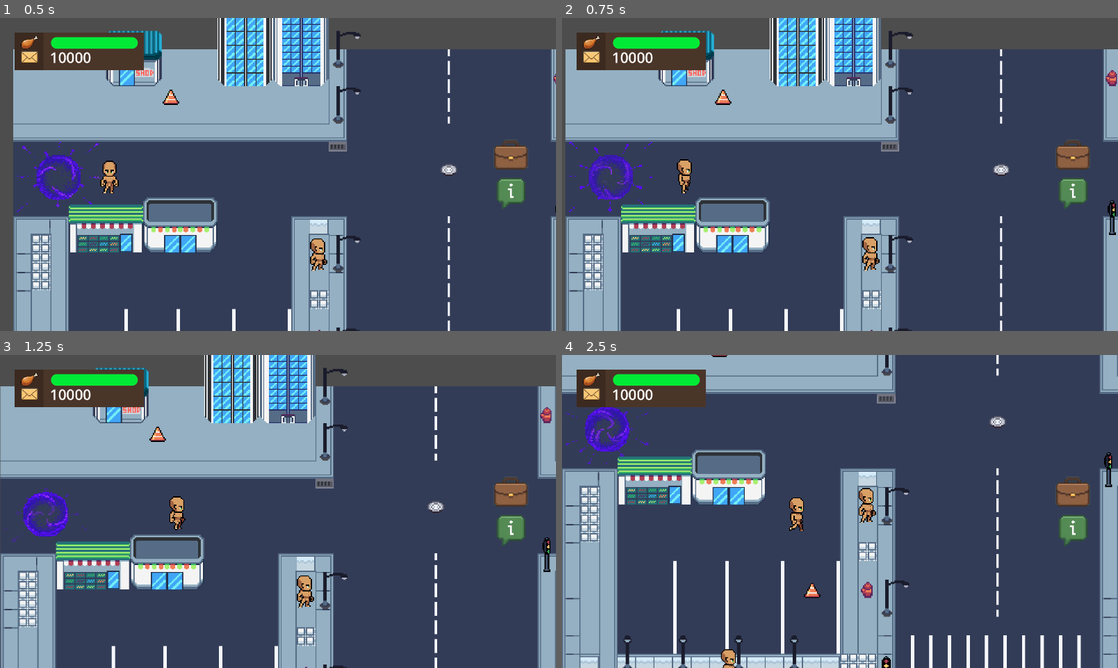
Above: before the commit, frames 1-4 (two rows, left to right).
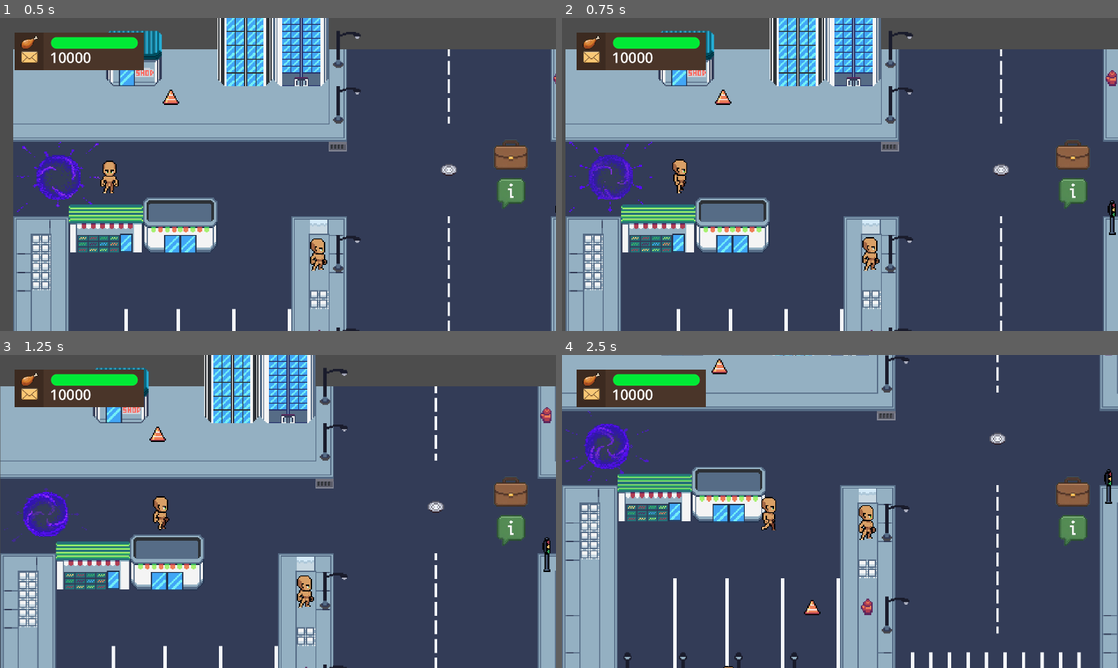
Above: after the commit, the same moments.

Repository: hoaxnt/envelhope-beta
Game: Godot game, scene res://Scenes/chapters/chapter_2.tscn
The game is run twice, just before and just after one commit, with the same random seed, the same clock (stepped at 60 frames per second) and the same inputs. This scene is started directly instead of the project's main scene.
Inputs:
- Up to frame 1 (0.5 s): no input
- Up to frame 2 (0.75 s): hold Right (ui_right) from 0.53 s (still down); hold E (interact) from 0.53 s (still down)
- Up to frame 3 (1.25 s): keep holding Right (ui_right); keep holding E (interact)
- Up to frame 4 (2.5 s): release Right (ui_right) at 1.28 s; release E (interact) at 1.28 s; hold Down (ui_down) 1.28-2.03 s; tap E (interact) at 1.35, 2.3 s; hold Right (ui_right) from 2.03 s (still down); hold Q (show_objective) from 2.03 s (still down)

Frame 1 is identical in both runs. In frame 2, 0.3% of the frame differs, in the area x 19-24%, y 45-56%; in frame 3, 0.5%; in frame 4, 17%, in the area x 0-100%, y 0-100%.
Error in both runs: Attempt to call function 'get_child' in base 'null instance' on a null instance. (res://Scripts/characters/npc_plaza/blind_vendor/blind_vendor.gd:13)

Commit message:
fix: dialogue box bug

Diff:
--- a/Scenes/characters/player.tscn
+++ b/Scenes/characters/player.tscn
@@ -265,7 +265,6 @@
 y_sort_enabled = true
 texture_filter = 1
 script = ExtResource("1_yewv4")
-sprint_speed = 250
 
 [node name="CollisionShape2D" type="CollisionShape2D" parent="."]
 position = Vector2(0, 8)
--- a/Scenes/hud/dialog_box.tscn
+++ b/Scenes/hud/dialog_box.tscn
@@ -15,7 +15,40 @@
 corner_radius_bottom_right = 50
 corner_radius_bottom_left = 50
 
+[sub_resource type="StyleBoxFlat" id="StyleBoxFlat_mycsa"]
+bg_color = Color(0.23529412, 0.16470589, 0.1254902, 1)
+
+[sub_resource type="StyleBoxFlat" id="StyleBoxFlat_aldu6"]
+bg_color = Color(0.23529412, 0.16470589, 0.1254902, 1)
+
+[sub_resource type="StyleBoxFlat" id="StyleBoxFlat_x0gyn"]
+bg_color = Color(0.2901961, 0.20784314, 0.16078432, 1)
+
+[sub_resource type="StyleBoxFlat" id="StyleBoxFlat_qf0rs"]
+bg_color = Color(0.23529412, 0.16470589, 0.1254902, 0)
+
+[sub_resource type="StyleBoxFlat" id="StyleBoxFlat_yvo5q"]
+bg_color = Color(0.23529412, 0.16470589, 0.1254902, 1)
+
+[sub_resource type="StyleBoxFlat" id="StyleBoxFlat_pepjd"]
+bg_color = Color(0.23529412, 0.16470589, 0.1254902, 1)
+
+[sub_resource type="StyleBoxFlat" id="StyleBoxFlat_wlk1a"]
+bg_color = Color(0.2901961, 0.20784314, 0.16078432, 1)
+
+[sub_resource type="StyleBoxFlat" id="StyleBoxFlat_230cq"]
+bg_color = Color(0.6, 0.6, 0.6, 0)
+
 [sub_resource type="StyleBoxFlat" id="StyleBoxFlat_21e2g"]
+bg_color = Color(0.6, 0.6, 0.6, 0)
+
+[sub_resource type="StyleBoxFlat" id="StyleBoxFlat_0652i"]
+bg_color = Color(0.6, 0.6, 0.6, 0)
+
+[sub_resource type="StyleBoxFlat" id="StyleBoxFlat_nirvc"]
+bg_color = Color(0.6, 0.6, 0.6, 0)
+
+[sub_resource type="StyleBoxFlat" id="StyleBoxFlat_8cbnh"]
 bg_color = Color(0.6, 0.6, 0.6, 0)
 
 [node name="DialogueBox" type="Panel"]
@@ -28,6 +61,44 @@
 grow_vertical = 0
 theme_override_styles/panel = SubResource("StyleBoxFlat_mgtrf")
 script = ExtResource("1_21e2g")
+metadata/_edit_lock_ = true
+
+[node name="VBoxContainer" type="VBoxContainer" parent="."]
+custom_minimum_size = Vector2(300, 150)
+layout_mode = 1
+anchors_preset = 6
+anchor_left = 1.0
+anchor_top = 0.5
+anchor_right = 1.0
+anchor_bottom = 0.5
+offset_left = -320.0
+offset_top = -275.0
+offset_right = -20.0
+offset_bottom = -125.0
+grow_horizontal = 0
+grow_vertical = 2
+theme_override_constants/separation = 10
+alignment = 1
+
+[node name="YesButton" type="Button" parent="VBoxContainer"]
+layout_mode = 2
+theme_override_fonts/font = ExtResource("2_nirvc")
+theme_override_font_sizes/font_size = 50
+theme_override_styles/normal = SubResource("StyleBoxFlat_mycsa")
+theme_override_styles/pressed = SubResource("StyleBoxFlat_aldu6")
+theme_override_styles/hover = SubResource("StyleBoxFlat_x0gyn")
+theme_override_styles/focus = SubResource("StyleBoxFlat_qf0rs")
+text = "Yes"
+
+[node name="NoButton" type="Button" parent="VBoxContainer"]
+layout_mode = 2
+theme_override_fonts/font = ExtResource("2_nirvc")
+theme_override_font_sizes/font_size = 50
+theme_override_styles/normal = SubResource("StyleBoxFlat_yvo5q")
+theme_override_styles/pressed = SubResource("StyleBoxFlat_pepjd")
+theme_override_styles/hover = SubResource("StyleBoxFlat_wlk1a")
+theme_override_styles/focus = SubResource("StyleBoxFlat_230cq")
+text = "No"
 
 [node name="MarginContainer" type="MarginContainer" parent="."]
 layout_mode = 1
@@ -40,6 +111,7 @@
 theme_override_constants/margin_top = 20
 theme_override_constants/margin_right = 80
 theme_override_constants/margin_bottom = 10
+metadata/_edit_lock_ = true
 
 [node name="VBoxContainer" type="VBoxContainer" parent="MarginContainer"]
 layout_mode = 2
@@ -59,7 +131,6 @@
 autowrap_mode = 1
 
 [node name="NextButton" type="Button" parent="."]
-z_index = 1
 layout_mode = 1
 anchors_preset = 15
 anchor_right = 1.0
@@ -68,5 +139,9 @@
 grow_vertical = 2
 theme_override_font_sizes/font_size = 71
 theme_override_styles/normal = SubResource("StyleBoxFlat_21e2g")
+theme_override_styles/pressed = SubResource("StyleBoxFlat_0652i")
+theme_override_styles/hover = SubResource("StyleBoxFlat_nirvc")
+theme_override_styles/focus = SubResource("StyleBoxFlat_8cbnh")
+metadata/_edit_lock_ = true
 
 [connection signal="pressed" from="NextButton" to="." method="next_dialogue_line"]
--- a/Scripts/autoloads/game_data.gd
+++ b/Scripts/autoloads/game_data.gd
@@ -14,14 +14,28 @@
 	"diver": {
 		"name": "Diver",
 		"dialogue": {
-			"1": "Hi!",
-			"2": "I must build a boat in order to dive for pearls, can you help me?",
-			"3": "please",
-			"4": "pleaseee...",
+			"1": "Rico! The tide is perfect! Are you ready to dive for the season's first pearls? They say it's going to be a bountiful harvest!",
+			"2": "This is the time to dive regularly and make a fortune, but we've run into a serious problem...",
+			"3": "Our current boat is wrecked beyond repair. We need to craft a completely new one, and I'm missing the right materials.",
+			"4": "Can you help me gather some woods?",
 		}
 	},
-	"harvester": 2,
-	"balancer": 3,
+	"harvester": {
+		"name": "Harvester",
+		"dialogue": {
+			"1": "This island is full of natural resources",
+			"2": "You won't starve in this island",
+		}
+	},
+	"balancer": {
+		"name": "Balancer",
+		"dialogue": {
+			"1": "Our ancestors used to dive for pearls and make beautiful accessories out of it",
+			"2": "Isn't it amazing?",
+			"3": "Maybe not Hahaha!",
+		}
+	},
+	"current_npc_talking": "none"
 }
 
 func _ready() -> void:
--- a/Scripts/autoloads/island_npc_interaction.gd
+++ b/Scripts/autoloads/island_npc_interaction.gd
@@ -13,23 +13,21 @@
 
 	match npc_id:
 		"diver":
-			#diver_name = ISLAND_NPC["diver"]["name"]
-			#diver_message = ISLAND_NPC["diver"]["dialogue"]["1"]
-			#
-			#dialogue_box_name.text = diver_name
-			#dialogue_box_message.text = diver_message
-			dialogue_box.show()
+			dialogue_box.start_dialogue("diver", 4)
 
-			var high_scores = [6, 3, 5, 4, 2, 7, 1]
+			var high_scores = [6, 3, 5]
 			print(bubble_sort(high_scores))
 
 		"balancer":
-			get_tree().current_scene.call_deferred("queue_free")
-			get_tree().call_deferred("change_scene_to_file", "res://scenes/minigames/island/bfs_minigame.tscn")
+			dialogue_box.start_dialogue("balancer", 3)
+
+			#get_tree().current_scene.call_deferred("queue_free")
+			#get_tree().call_deferred("change_scene_to_file", "res://scenes/minigames/island/bfs_minigame.tscn")
 		"harvester":
-				start_dialogue("harvester", "Knowledge is power.")
+			dialogue_box.start_dialogue("harvester", 2)
+
 		_:
-				start_dialogue(npc_id, "Hmm... I have nothing to say right now.")
+			start_dialogue(npc_id, "Hmm... I have nothing to say right now.")
 	_on_dialogue_system_closed()
 
 func _on_dialogue_system_closed() -> void:
--- a/Scripts/characters/player.gd
+++ b/Scripts/characters/player.gd
@@ -3,8 +3,8 @@
 @onready var anim = $AnimatedSprite2D
 @onready var camera = $Camera2D
 @onready var head_text = $HeadText
-@export var base_speed = 100
-@export var sprint_speed = 1000
+@onready var base_speed = 80
+@onready var sprint_speed = 140
 
 @onready var obj = Hud.get_node("Control5/MarginContainer/ObjectiveLabel/ObjectiveTextAnimation")
 @onready var objective_label_anim = Hud.get_node("Control5/MarginContainer/ObjectiveLabel/ObjectiveTextAnimation")
--- a/Scripts/hud/dialogue_box.gd
+++ b/Scripts/hud/dialogue_box.gd
@@ -6,37 +6,32 @@
 @onready var dialogue_box_name = Hud.get_node("DialogueBox/MarginContainer/VBoxContainer/Name") as Label
 @onready var dialogue_box_message = Hud.get_node("DialogueBox/MarginContainer/VBoxContainer/Message") as Label
 
-var current_npc_key = "diver"
-var current_line_index = 0
+var current_npc_key = null
+var current_line_index = 1
 var max_line_count = 0
 
 func _ready() -> void:
 	hide()
 
-func start_dialogue(npc_key: String):
-	print(ISLAND_NPC[current_npc_key]["dialogue"])
+func start_dialogue(npc_key: String, max_lines: int):
 	current_npc_key = npc_key
-	current_line_index = 0
+	current_line_index = 1
 
-	var dialogue_dict = ISLAND_NPC[current_npc_key]["dialogue"]
+	dialogue_box_name.text = ISLAND_NPC[current_npc_key]["name"]
+	max_line_count = max_lines
 
-	max_line_count = dialogue_dict.length()
-	dialogue_box_name.text = ISLAND_NPC[current_npc_key]["name"]
-
-	# Show the box and the first line
 	dialogue_box.show()
 	_update_dialogue_text()
 
 func _update_dialogue_text():
 	var line_key = str(current_line_index)
-	var current_line = ISLAND_NPC[current_npc_key]["dialogue"].get(line_key, "--- Error ---")
+	var current_line = ISLAND_NPC[current_npc_key]["dialogue"].get(line_key, "...")
 	dialogue_box_message.text = current_line
 
 func next_dialogue_line():
-	print("Button Clicked. Current line: ", current_line_index, ", Max: ", 5)
-	if current_line_index < 5:
+	if current_line_index <= max_line_count:
 		current_line_index += 1
-		if current_line_index < 5:
+		if current_line_index <= max_line_count:
 			_update_dialogue_text()
 		else:
 			close_dialogue()
--- a/project.godot
+++ b/project.godot
@@ -33,8 +33,8 @@
 
 window/size/viewport_width=1920
 window/size/viewport_height=1080
-window/size/window_width_override=640
-window/size/window_height_override=360
+window/size/window_width_override=960
+window/size/window_height_override=540
 window/stretch/mode="viewport"
 
 [editor]
Not shown: 1 places in Scenes/hud/dialog_box.tscn that only renumber resources
